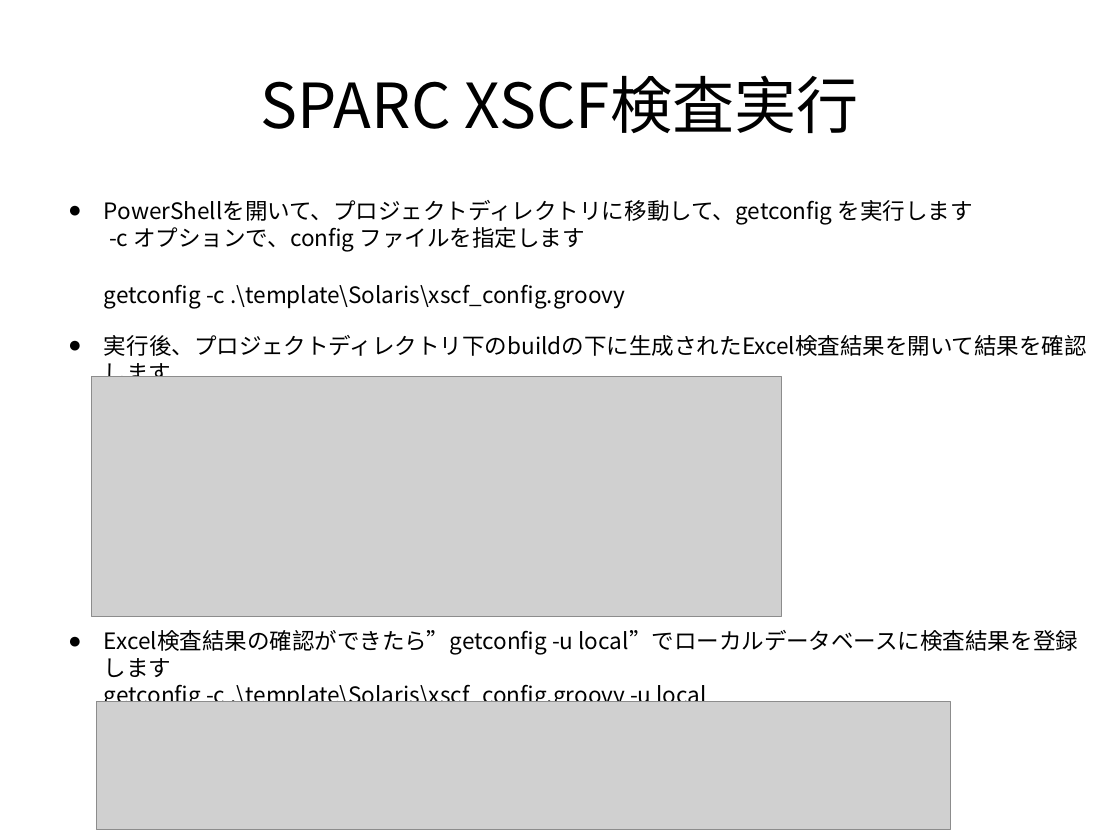
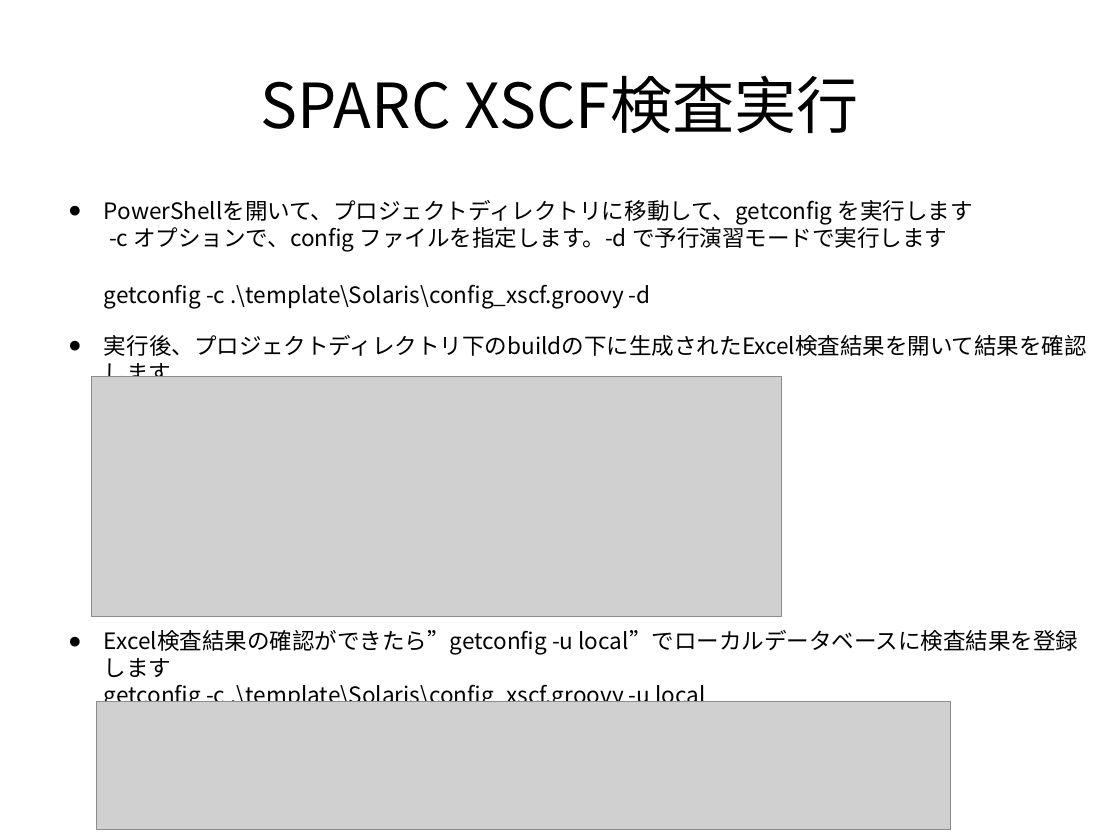
Before and after one commit to frsw3nr/gradle-server-acceptance, a slide deck: slide 67 of docs/jp/tutorial_test_pc.pptx (slide 65 before the commit). Drawn at 1120x840 pixels with LibreOffice and Linux fonts; fonts in the diff are those of the drawing; grey boxes stand for pictures. Boxes give left, top, right and bottom in pixels: in the first picture for what was removed or moved away, otherwise in the second. Text is boxed around its words. In the diff, an @@ line names an element or a change of style, - is before the commit and + after.

```diff
--- a/docs/jp/tutorial_test_pc.pptx
+++ b/docs/jp/tutorial_test_pc.pptx
@@ text at [104,200,973,309]: text changed @@
-● PowerShellを開いて、プロジェクトディレクトリに移動して、getconfig を実行します
-  -c オプションで、config ファイルを指定します
-  getconfig -c .\template\Solaris\xscf_config.groovy
+● PowerShellを開いて、プロジェクトディレクトリに移動して、getconfig を実行します
+  -c オプションで、config ファイルを指定します。-d で予行演習モードで実行します
+  getconfig -c .\template\Solaris\config_xscf.groovy -d
@@ text at [104,630,1079,710]: text changed @@
-● Excel検査結果の確認ができたら”getconfig -u local”でローカルデータベースに検査結果を登録します
-  getconfig -c .\template\Solaris\xscf_config.groovy -u local
+● Excel検査結果の確認ができたら”getconfig -u local”でローカルデータベースに検査結果を登録します
+  getconfig -c .\template\Solaris\config_xscf.groovy -u local
```
Also in this commit, not shown: 29 other slides changed, 2 slides added, 7 other files.
